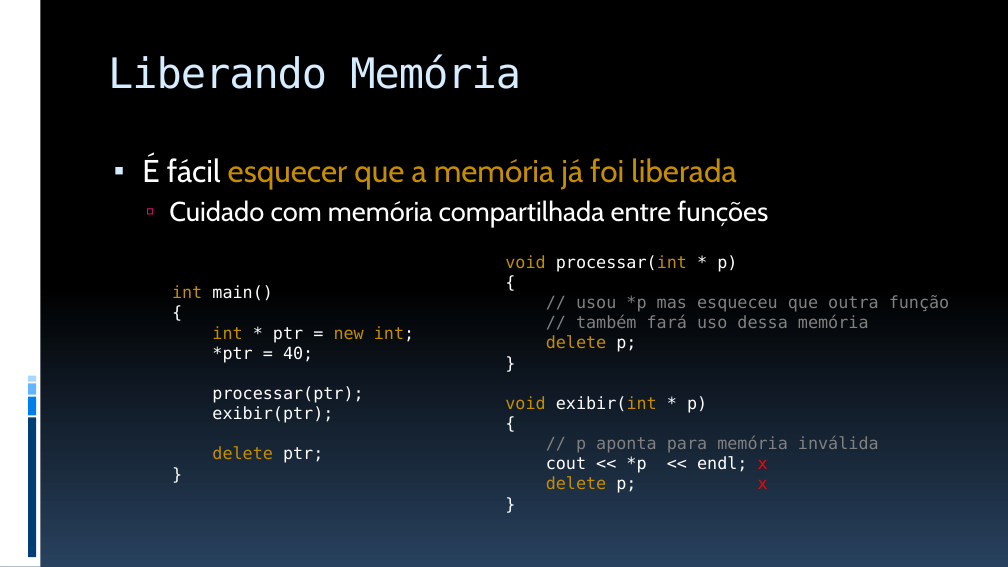
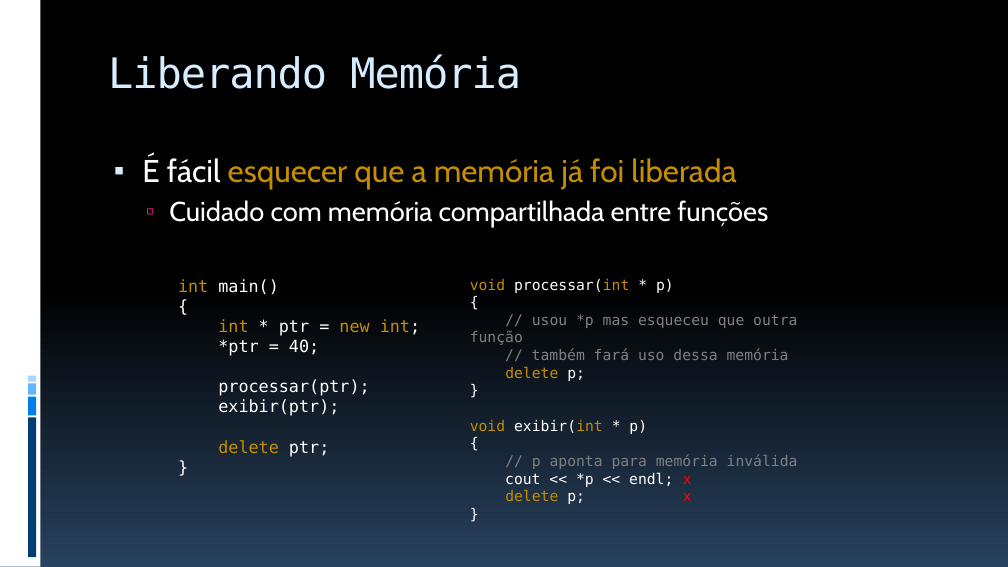
Before and after one commit to JudsonSS/ProgComp, a slide deck: slide 17 of Slides/15. Alocação Dinâmica de Memória.pptx (slide 16 before the commit). Drawn at 1008x567 pixels with LibreOffice and Linux fonts; fonts in the diff are those of the drawing. Boxes give left, top, right and bottom in pixels: in the first picture for what was removed or moved away, otherwise in the second. Text is boxed around its words. In the diff, an @@ line names an element or a change of style, - is before the commit and + after.

```diff
--- a/Slides/15. Alocação Dinâmica de Memória.pptx
+++ b/Slides/15. Alocação Dinâmica de Memória.pptx
@@ text "int main()" moved from (x1=172, y1=285, x2=414, y2=463) to (x1=178, y1=279, x2=420, y2=457) @@
@@ text "void processar(int * p)" moved from (x1=505, y1=255, x2=950, y2=493) to (x1=470, y1=279, x2=798, y2=504) @@
@@ text "void processar(int * p)" at (x1=470, y1=279, x2=798, y2=504): size 16 to 14 pt @@
```
Also in this commit, not shown: 11 other slides changed, 1 slide added.
